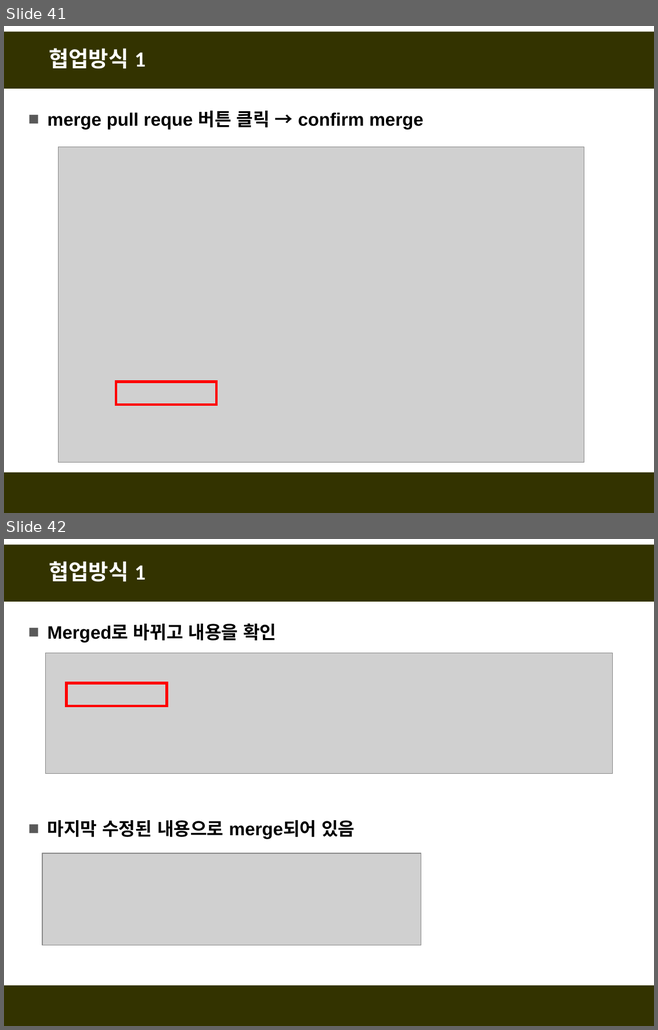
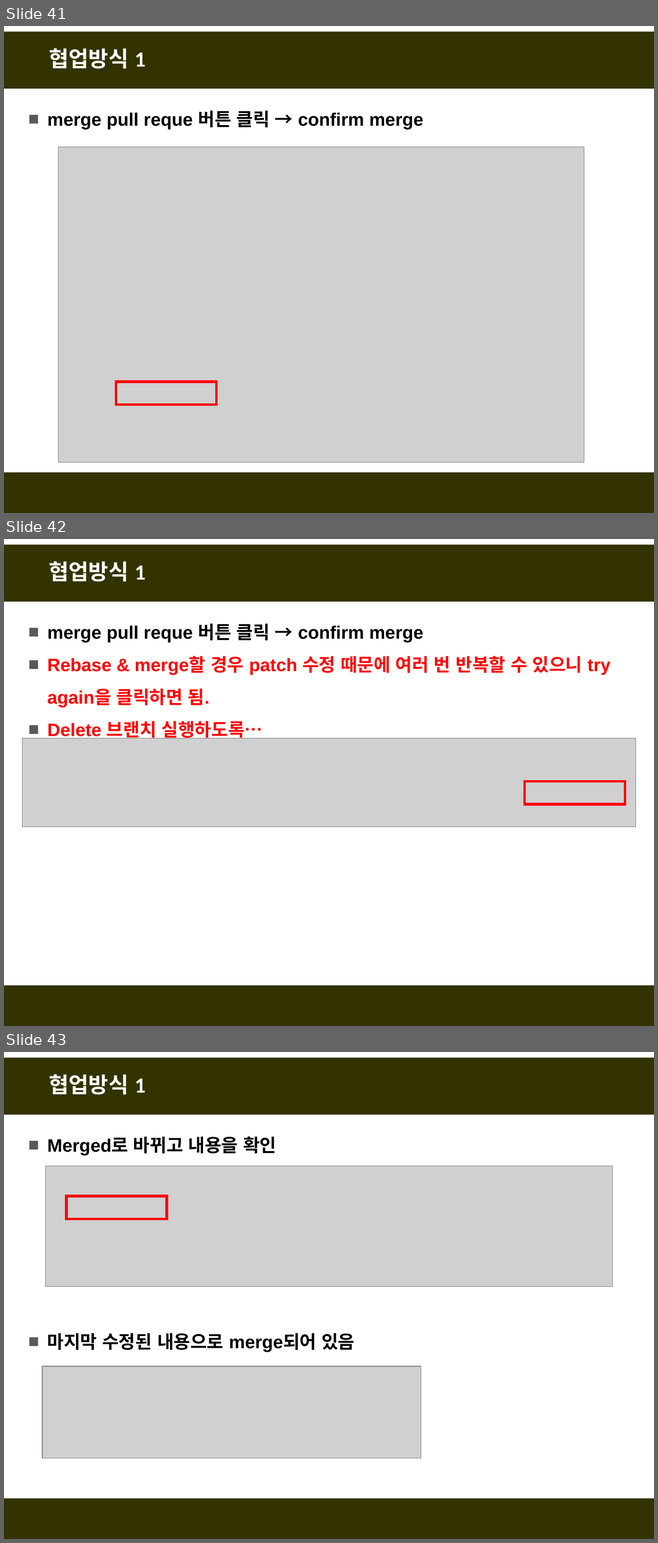
Before and after one commit to fasthill/github-lecture, a slide deck: git및github첫걸음4-협업하기.pptx. Shown one above the other, each under a label of ours: slides 41 and 42 before the commit, slides 41, 42 and 43 after it. The pictures are 658x1030 and 658x1543 pixels, drawn with LibreOffice and Linux fonts; fonts in the diff are those of the drawing; grey boxes stand for pictures. Boxes give left, top, right and bottom in pixels: in the first picture for what was removed or moved away, otherwise in the second. Text is boxed around its words. In the diff, an @@ line names an element or a change of style, - is before the commit and + after.

```diff
--- a/git및github첫걸음4-협업하기.pptx
+++ b/git및github첫걸음4-협업하기.pptx
@@ slide 42 added at bbox=[4, 539, 654, 1026], background #FFFFFF; not listed: 2 template elements that a slide beside it also shows @@
@@ title added at bbox=[49, 561, 146, 582], 24 pt, text #FFFFFF, bold @@
+협업방식 1
@@ text added at bbox=[48, 624, 610, 741], 20 pt, text #FF0000, bold @@
+■ merge pull reque 버튼 클릭 → confirm merge
+■ Rebase & merge할 경우 patch 수정 때문에 여러 번 반복할 수 있으니 try again을 클릭하면 됨.
+■ Delete 브랜치 실행하도록…
@@ picture added at bbox=[22, 739, 636, 827] @@
@@ rectangle added at bbox=[524, 781, 625, 804], outline #FF0000 3 pt @@
@@ what was slide 42 is now slide 43 @@
```
